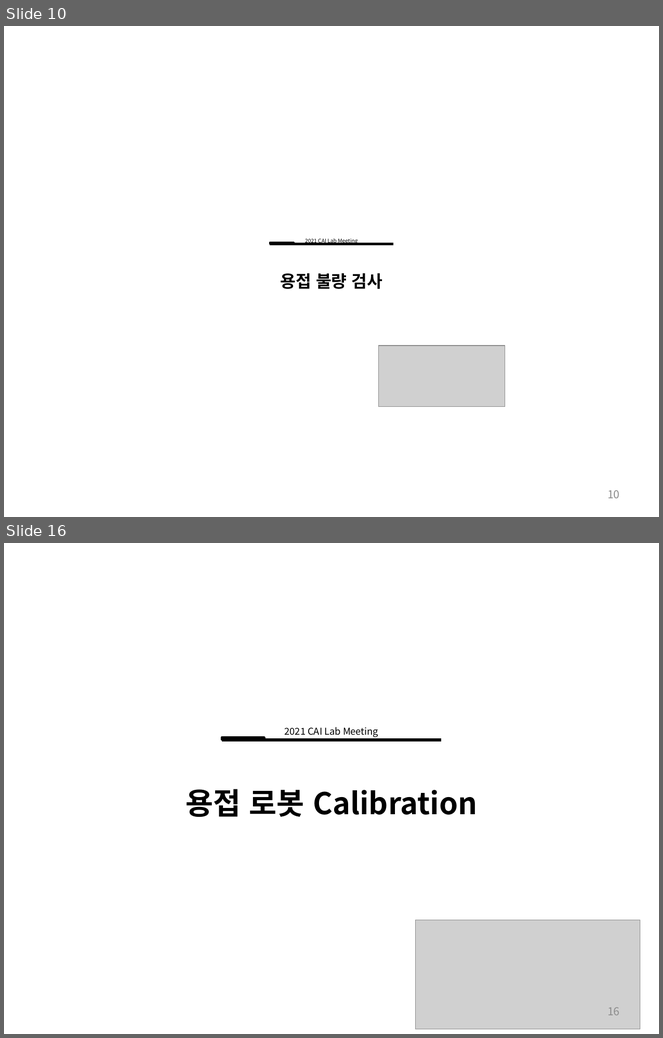
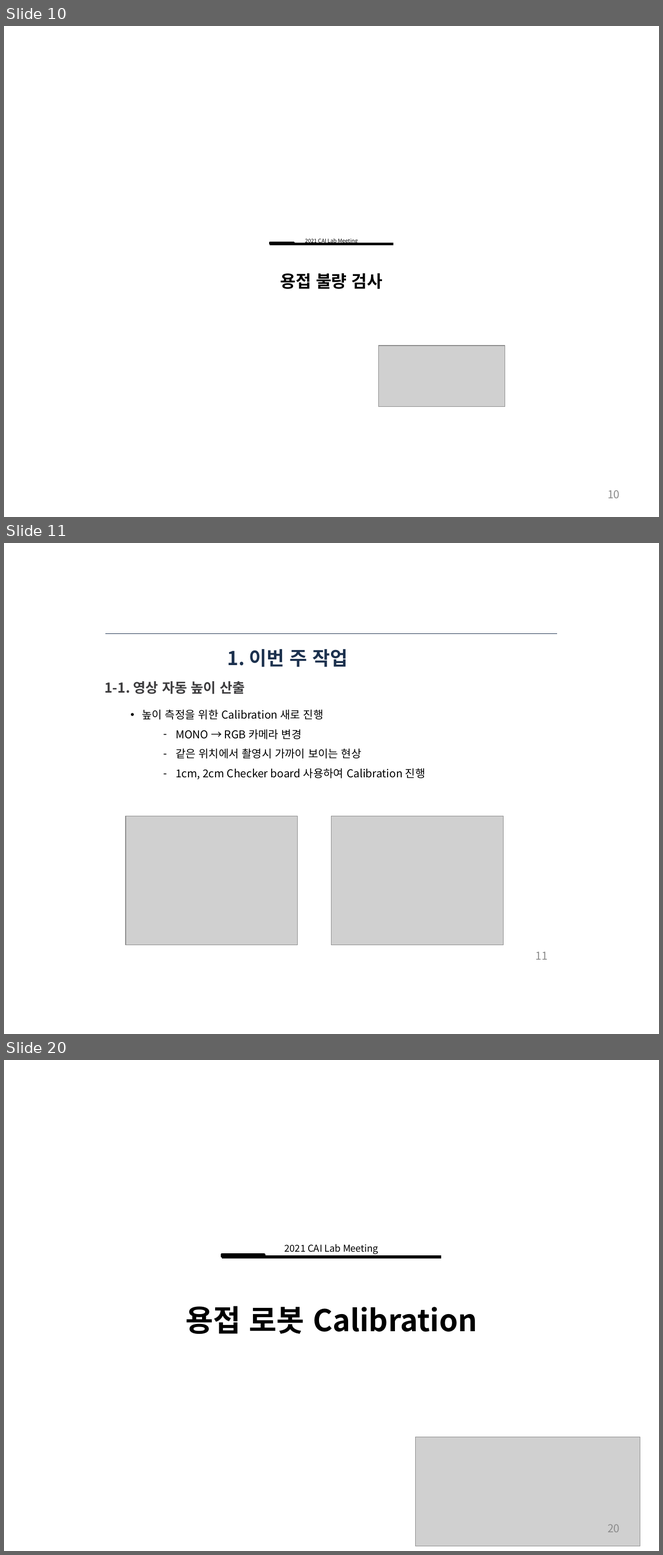
Before and after one commit to ssh6189/2022.03.12, a slide deck: 2022년 3월 12일 용접자동화로봇.pptx. Shown one above the other, each under a label of ours: slides 10 and 16 before the commit, slides 10, 11 and 20 after it; the slides between them are not shown. The pictures are 663x1038 and 663x1555 pixels, drawn with LibreOffice and Linux fonts; fonts in the diff are those of the drawing; grey boxes stand for pictures. Boxes give left, top, right and bottom in pixels: in the first picture for what was removed or moved away, otherwise in the second. Text is boxed around its words. In the diff, an @@ line names an element or a change of style, - is before the commit and + after.

```diff
--- a/2022년 3월 12일 용접자동화로봇.pptx
+++ b/2022년 3월 12일 용접자동화로봇.pptx
@@ slide 11 added at [4,543,659,1034], background #FFFFFF @@
@@ line added from (105, 634) to (557, 634), #1C314E 0.75 pt @@
@@ title added at [228,649,348,667], 21 pt, text #1C314E, bold @@
+1. 이번 주 작업
@@ text added at [104,681,245,694], 15 pt, text #3D3C3E, bold @@
+1-1. 영상 자동 높이 산출
@@ text added at [142,709,426,780], 12 pt, text #000000 @@
+• 높이 측정을 위한 Calibration 새로 진행
+  – MONO → RGB 카메라 변경
+  – 같은 위치에서 촬영시 가까이 보이는 현상
+  – 1cm, 2cm Checker board 사용하여 Calibration 진행
@@ picture added at [126,816,297,945] @@
@@ picture added at [332,816,503,945] @@
@@ page number added at [536,952,548,960], 12 pt, text #8C8C8C @@
+11
@@ what was slide 16 is now slide 20 @@
@@ page number at [608,1524,620,1533]: text changed @@
-16
+20
```
Also in this commit, not shown: 2 slides changed, 6 other slides added, 3 slides removed.
